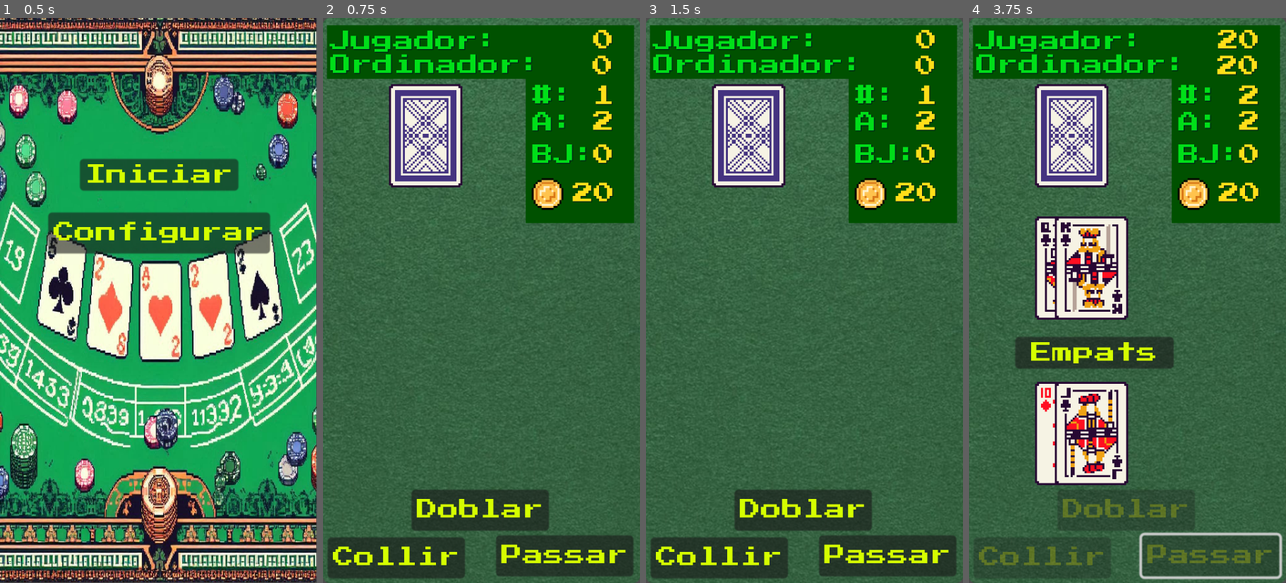
Above: before the commit, frames 1-4 (left to right).
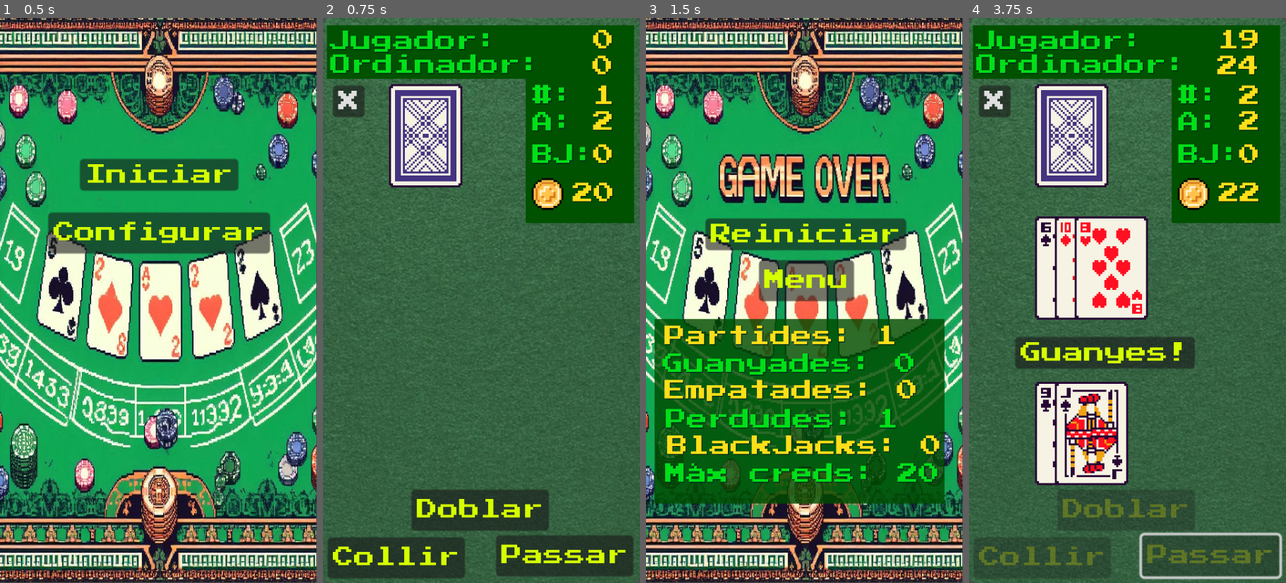
Above: after the commit, the same moments.

Repository: Gonellarro/Blackjack
Game: Godot game, scene res://scenes/pantalles/menu.tscn
Two runs of this game, one before a commit and one after it. Both use one fixed random seed, a clock stepped at 60 frames per second and the inputs below.
Inputs (mouse positions are in pixels of both pictures, inside the frame that each line leads up to):
- Up to frame 1 (0.5 s): no input
- Up to frame 2 (0.75 s): click "Iniciar" at 0.5 s
- Up to frame 3 (1.5 s): click (671, 102) at 1.25 s, where only the run after the commit has a clickable "X"
- Up to frame 4 (3.75 s): click (1127, 232) at 2 s, where only the run after the commit has a clickable "Reiniciar"; click "Collir" at 2.75 s; click "Passar" at 3.5 s

Frame 1 is identical in both runs. In frame 2, 0.5% of the frame differs, in the area x 3-14%, y 11-18%; in frame 3, 97%, in the area x 0-100%, y 0-100%; in frame 4, 6.2%.

Commit message:
Afegit botó de tancar

Diff:
--- a/scenes/joc/joc.gd
+++ b/scenes/joc/joc.gd
@@ -56,6 +56,7 @@
 	aposta = Global.aposta
 	apostaInicial = Global.aposta
 	jugades = Global.jugades
+	Global.maxim = credits
 
 	numCartes = numBaralles * 52
 	Global.numCartes = numCartes
@@ -424,3 +425,7 @@
 	if !cartaCoverBaralla.visible:
 		cartaCoverBaralla.visible = true
 	set_process(true)
+
+func _on_sortir_pressed():
+	credits = 0
+	_on_nou_joc_pressed()
--- a/scenes/joc/joc.tscn
+++ b/scenes/joc/joc.tscn
@@ -78,8 +78,18 @@
 theme = ExtResource("6_1pn8t")
 text = "2"
 
+[node name="sortir" type="Button" parent="."]
+offset_left = 15.0
+offset_top = 102.0
+offset_right = 39.0
+offset_bottom = 126.0
+scale = Vector2(2, 2)
+theme = ExtResource("6_1pn8t")
+text = "X"
+
 [connection signal="pressed" from="collir" to="." method="_on_collir_pressed"]
 [connection signal="pressed" from="passar" to="." method="_on_passar_pressed"]
 [connection signal="pressed" from="doblar" to="." method="_on_doblar_pressed"]
 [connection signal="pressed" from="nouJoc" to="." method="_on_nou_joc_pressed"]
 [connection signal="pressed" from="escapsa" to="." method="_on_escapsa_pressed"]
+[connection signal="pressed" from="sortir" to="." method="_on_sortir_pressed"]
Not shown, removed: blackJack.console.exe
Not shown, changed: blackJack.exe
